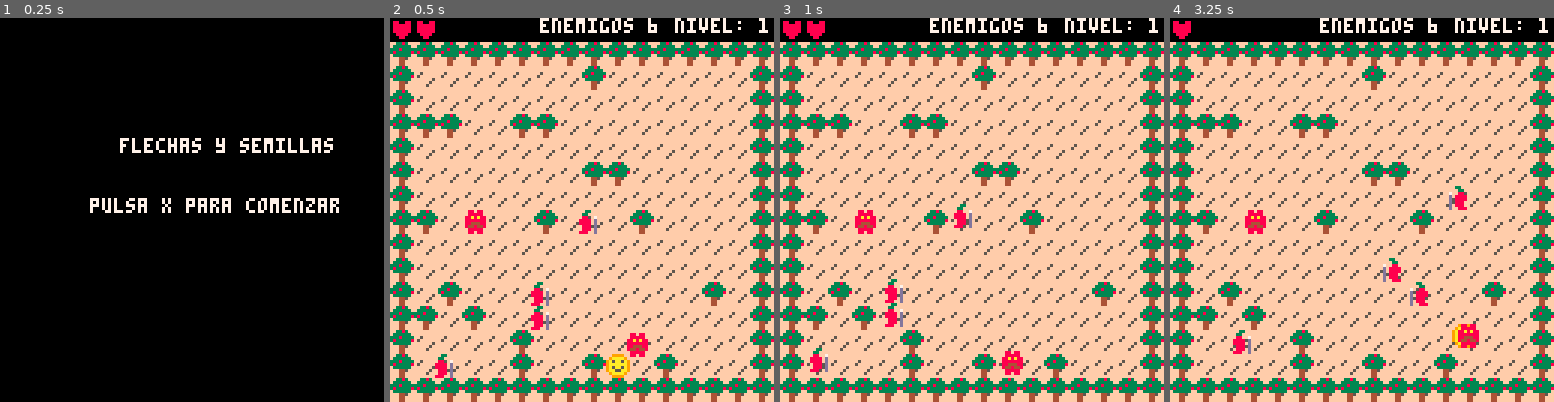
Above: before the commit, frames 1-4 (left to right).
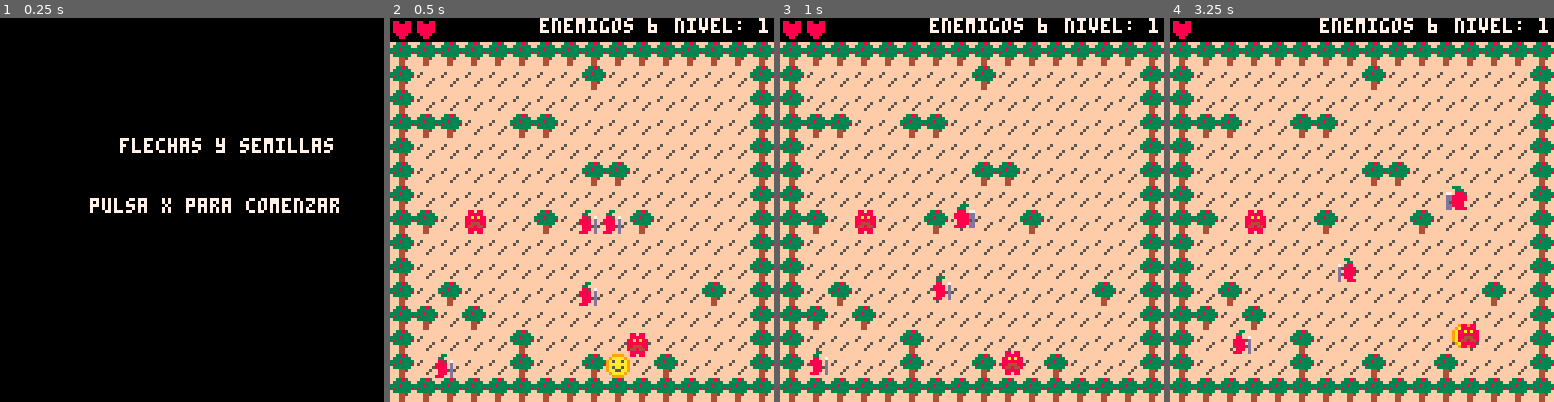
Above: after the commit, the same moments.

Repository: RodrigoS724/trees_archers
Game: PICO-8 cartridge demo.p8
Two runs of this game, one before a commit and one after it. Both use one fixed random seed, a clock stepped at 60 frames per second and the inputs below.
Inputs:
- Up to frame 1 (0.25 s): no input
- Up to frame 2 (0.5 s): tap X (X key) at 0.33 s
- Up to frame 3 (1 s): tap O (Z key) at 0.7 s
- Up to frame 4 (3.25 s): tap X (X key) at 1.07, 1.85, 2.97 s; hold Right 1.6-2.1 s; tap O (Z key) every 0.4 s from 1.7 to 2.9 s; hold Up 2.15-2.42 s; hold Right 2.47-3.03 s; hold Left from 3.08 s (still down)

Frame 1 is identical in both runs. In frame 2, 0.7% of the frame differs, in the area x 36-61%, y 50-82%; in frame 3, 0.8%, in the area x 7-51%, y 48-93%; in frame 4, 0.6%.

Commit message:
Actualizado victoria
Ahora funciona como debería

Diff:
--- a/demo.p8
+++ b/demo.p8
@@ -163,20 +163,30 @@
 function Enemigo:Crear()
     local max_intentos = 100
     local intentos = 0
-    local ancho_tiles = 2 -- Ajusta según el tamaño del enemigo
-    local alto_tiles = 2 -- Ajusta según el tamaño del enemigo
+    local ancho_tiles = 2 -- Tamaño del enemigo en tiles
+    local alto_tiles = 2
     local x_aleatorio, y_aleatorio
 
     repeat
-        -- Generar coordenadas aleatorias dentro del rango del mapa
+        -- Generar posición aleatoria dentro del rango del mapa
         x_aleatorio = flr(rnd(MUNDO_ANCHO - ancho_tiles)) + 1
         y_aleatorio = flr(rnd(MUNDO_ALTO - alto_tiles)) + 1
         intentos += 1
+
+        -- Crear un objeto temporal para verificar colisión
+        local nuevo_enemigo = {
+            x = x_aleatorio * TILE_SIZE,
+            y = y_aleatorio * TILE_SIZE,
+            ancho = ancho_tiles * TILE_SIZE,
+            alto = alto_tiles * TILE_SIZE
+        }
+
     until self:es_posicion_valida(x_aleatorio, y_aleatorio, ancho_tiles, alto_tiles)
+            and not ColisionConEnemigos(nuevo_enemigo)
             and intentos < max_intentos
 
     if intentos == max_intentos then
-        return nil -- No se pudo encontrar una posición válida
+        return nil -- No se encontró una posición válida
     end
 
     -- Crear el enemigo en la posición válida
@@ -561,7 +572,7 @@
 function VerificarAperturaPuerta()
     if #enemigos == 0 and not puerta_abierta then
         puerta_abierta = true
-        local puerta_centro = flr(MUNDO_ANCHO / 2) -- Centro ajustado del mundo
+        local puerta_centro = flr(MUNDO_ANCHO / 2) + 1  -- Centro ajustado del mundo
         local puerta_x1 = puerta_centro - 1 -- Bloque izquierdo
         local puerta_x2 = puerta_centro -- Bloque derecho
         local puerta_y = 2 -- Fila donde estara la puerta
@@ -575,10 +586,10 @@
 
 function VerificarVictoria()
     if puerta_abierta then
-        local puerta_centro = flr(MUNDO_ANCHO / 2) -- Centro del mundo
+        local puerta_centro = flr(MUNDO_ANCHO / 2)  -- Centro del mundo
         local puerta_x1 = (puerta_centro - 1) * TILE_SIZE -- Bloque izquierdo en píxeles
         local puerta_x2 = puerta_centro * TILE_SIZE -- Bloque derecho en píxeles
-        local puerta_y = 2 * TILE_SIZE -- Coordenada Y de la puerta en píxeles
+        local puerta_y = 1 * TILE_SIZE -1 -- Coordenada Y de la puerta en píxeles
 
         -- Asegurar que el jugador esté en la misma fila de la puerta
         if jugador.y >= puerta_y and jugador.y < puerta_y + TILE_SIZE then
